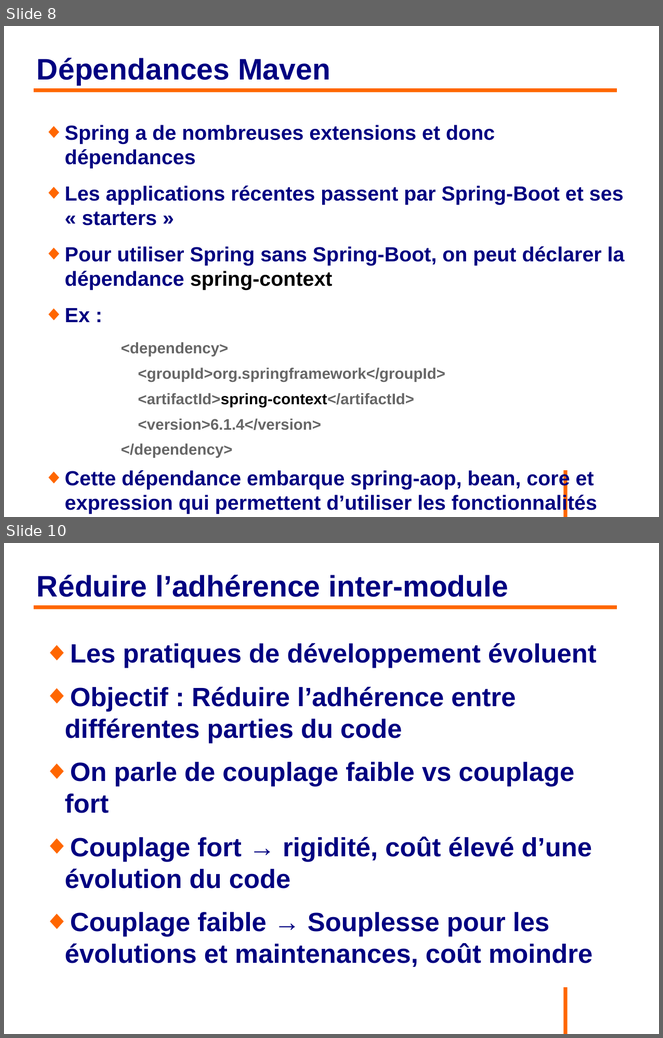
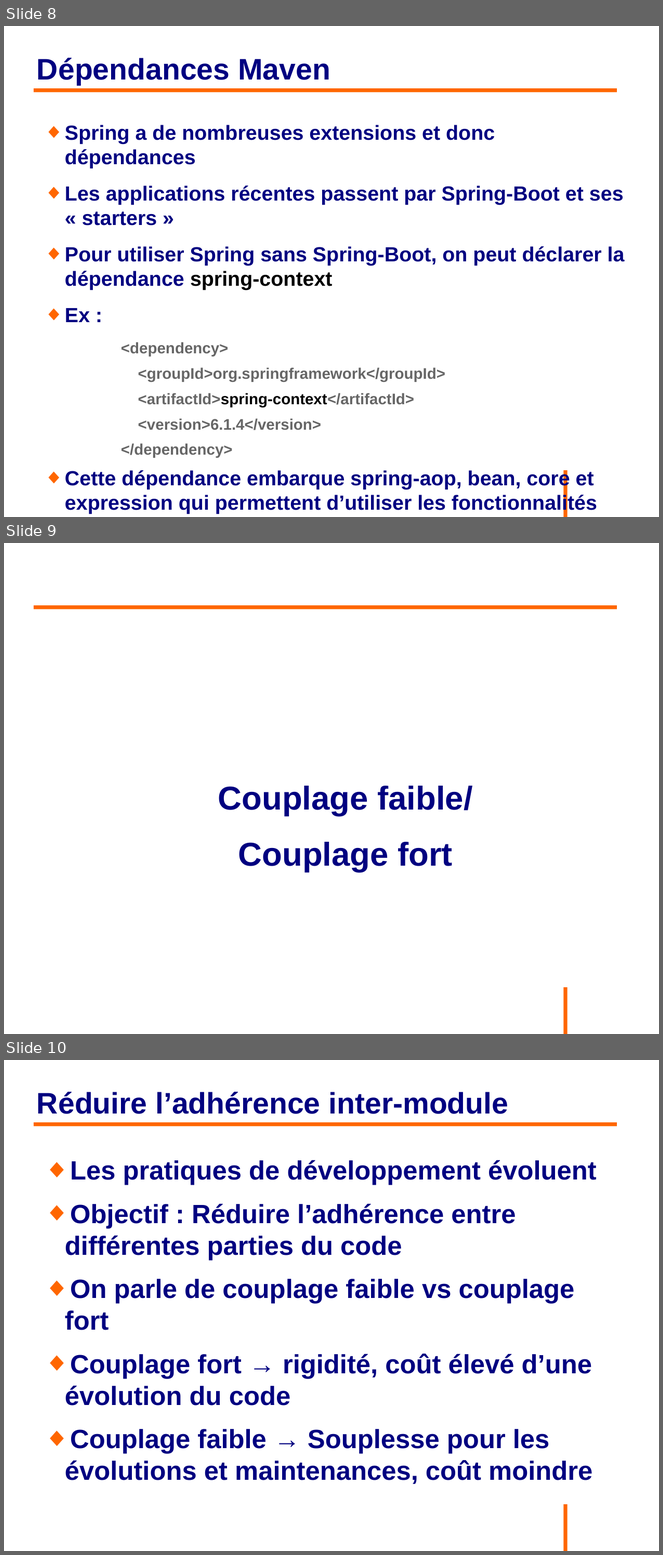
Before and after one commit to philphils/formation-spring, a slide deck: Documentation/diapo_formation_spring.odp. Shown one above the other, each under a label of ours: slides 8 and 10 before the commit, slides 8, 9 and 10 after it; the slides between them are not shown. The pictures are 663x1038 and 663x1555 pixels, drawn with LibreOffice and Linux fonts; fonts in the diff are those of the drawing; background and template pictures are left out. Boxes give left, top, right and bottom in pixels: in the first picture for what was removed or moved away, otherwise in the second. Text is boxed around its words. In the diff, an @@ line names an element or a change of style, - is before the commit and + after.

```diff
--- a/Documentation/diapo_formation_spring.odp
+++ b/Documentation/diapo_formation_spring.odp
@@ slide 9 added at bbox=[4, 543, 659, 1034], background #FFFFFF; not listed: 1 template element that a slide beside it also shows @@
@@ line added from (34, 607) to (618, 607), #FF6600 4.54 pt @@
@@ text added at bbox=[218, 786, 473, 872], 40 pt, text #000080, bold @@
+Couplage faible/
+Couplage fort
```
Also in this commit, not shown: 1 slide changed, 1 slide removed.
